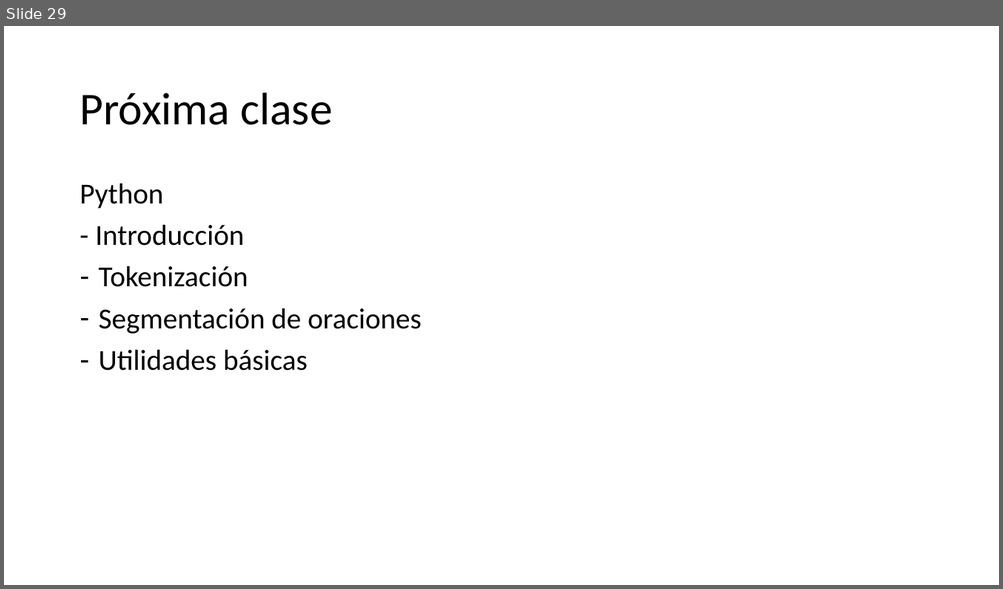
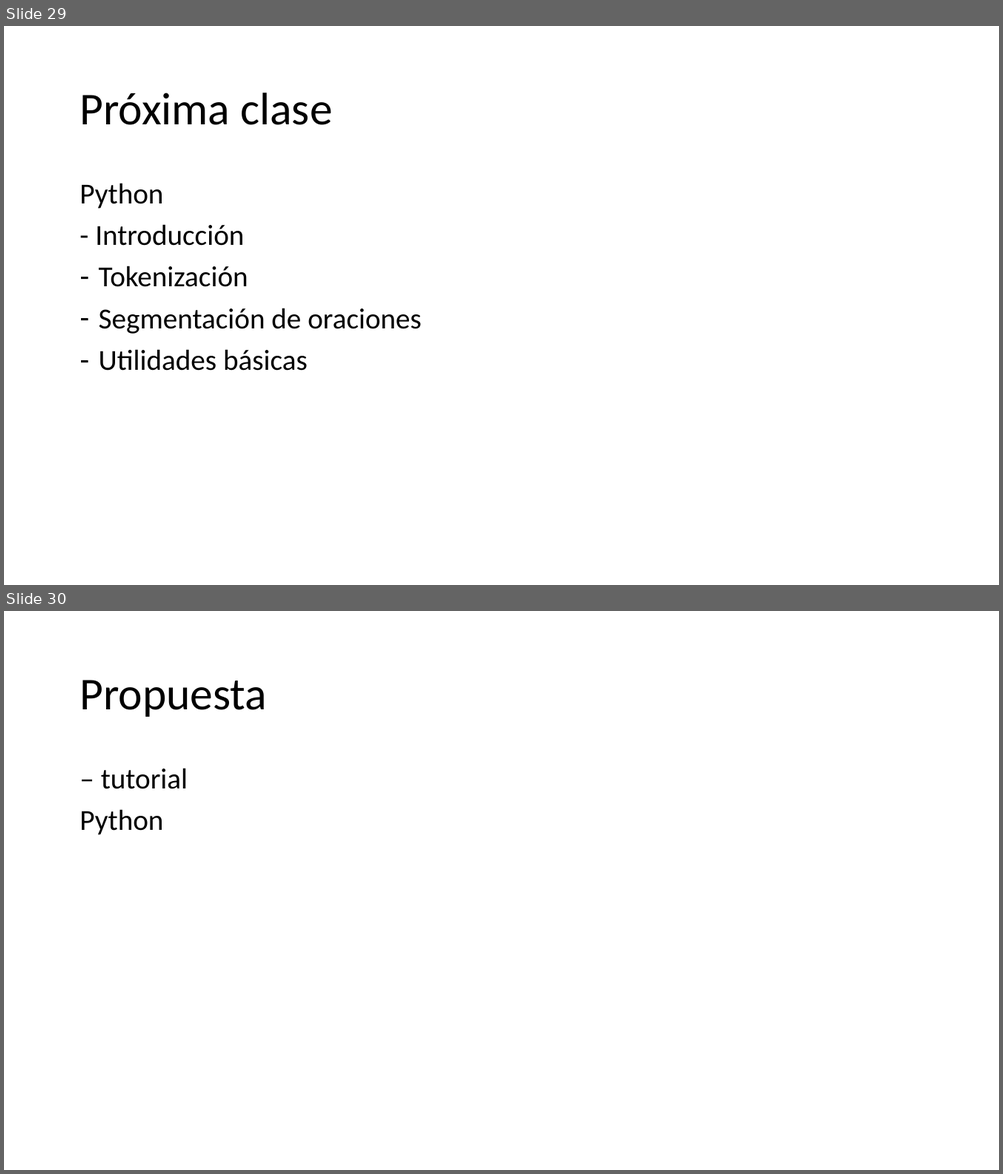
Before and after one commit to falconrr/NLP4SPanish2022, a slide deck: Week 1/Classes/Clase1-2.pptx. Shown one above the other, each under a label of ours: slide 29 before the commit, slides 29 and 30 after it. The pictures are 1003x589 and 1003x1174 pixels, drawn with LibreOffice and Linux fonts; fonts in the diff are those of the drawing. Boxes give left, top, right and bottom in pixels: in the first picture for what was removed or moved away, otherwise in the second. Text is boxed around its words. In the diff, an @@ line names an element or a change of style, - is before the commit and + after.

```diff
--- a/Week 1/Classes/Clase1-2.pptx
+++ b/Week 1/Classes/Clase1-2.pptx
@@ slide 30 added at bbox=[4, 611, 999, 1170], background #FFFFFF @@
@@ title added at bbox=[79, 680, 267, 717], 44 pt, text #000000 @@
+Propuesta
@@ text added at bbox=[79, 768, 188, 835], 28 pt, text #000000 @@
+– tutorial
+Python
```
Also in this commit, not shown: 3 slides changed, 9 other files.
